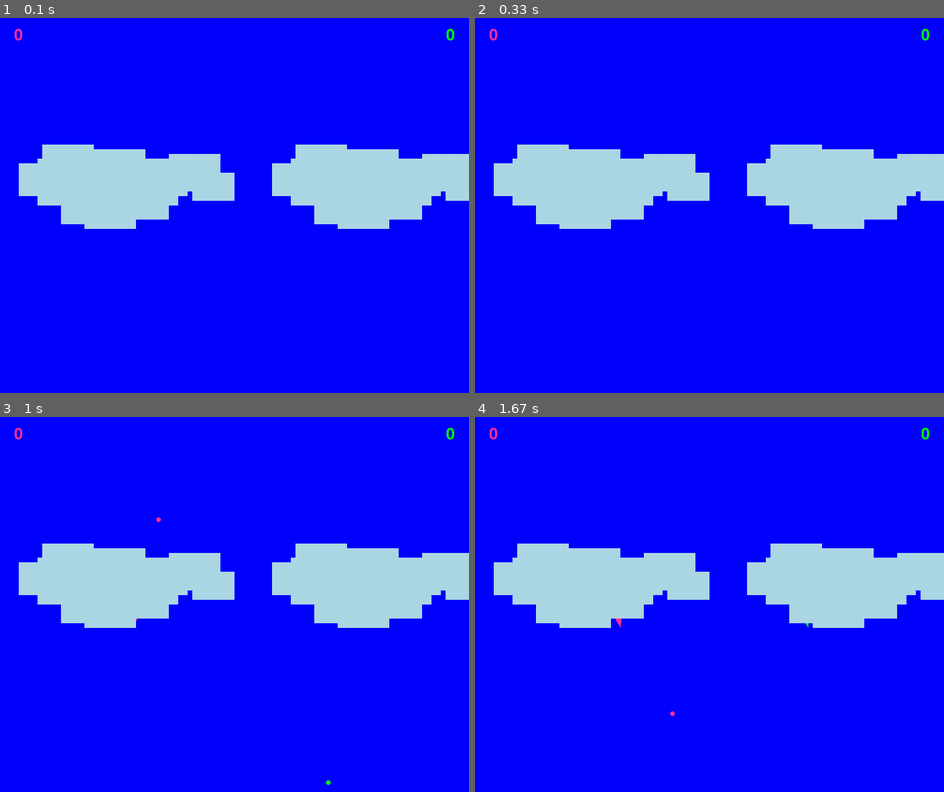
Above: before the commit, frames 1-4 (two rows, left to right).
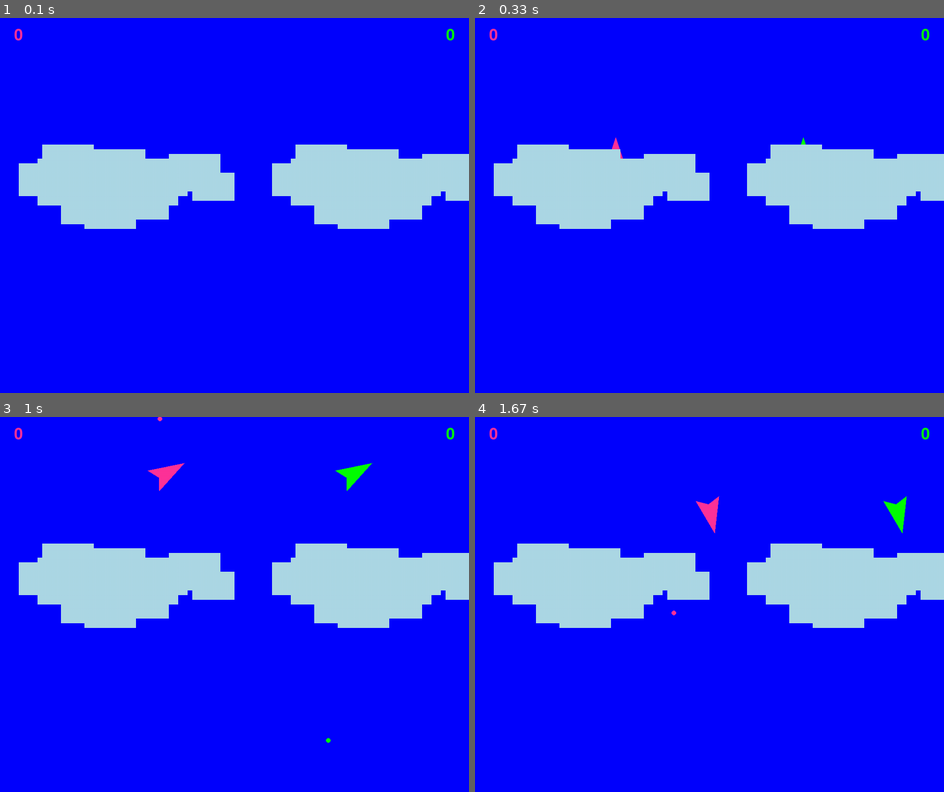
Above: after the commit, the same moments.

Repository: mluizabatista/lpc2025
Game: pygame game, started from atividade006/main.py
Two runs of this game, one before a commit and one after it. Both use one fixed random seed, a clock stepped at 60 frames per second and the inputs below.
Inputs:
- Up to frame 1 (0.1 s): no input
- Up to frame 2 (0.33 s): no input
- Up to frame 3 (1 s): tap Enter at 0.33 s; hold Right from 0.67 s (still down); hold D from 0.67 s (still down); tap Space at 0.73 s
- Up to frame 4 (1.67 s): tap Space at 1.03, 1.23, 1.53 s; release Right at 1.13 s; release D at 1.13 s; hold Right 1.17-1.63 s; hold D 1.17-1.63 s

Frame 1 is identical in both runs. In frame 2, less than 0.1% of the frame differs, in the area x 29-71%, y 31-38%; in frame 3, 0.5%; in frame 4, 0.5%, in the area x 29-93%, y 21-80%.

Commit message:
Adiciona propulsão constante

Diff:
--- a/atividade006/core/core.py
+++ b/atividade006/core/core.py
@@ -43,21 +43,20 @@
 
         keys = pygame.key.get_pressed()
 
-        # --- MODIFICADO: Controle do Jogador 1 (bloqueado se desabilitado) ---
+        # --- MODIFICADO: Controles de aceleração e freio REMOVIDOS ---
+        # As naves agora se movem constantemente, então só precisamos ler as teclas de rotação.
+
+        # Controle do Jogador 1 (apenas rotação)
         if not player1.is_disabled:
             if keys[player1.controls["left"]]: player1.rotate("left")
             if keys[player1.controls["right"]]: player1.rotate("right")
-            if keys[player1.controls["forward"]]: player1.move("forward")
-            if keys[player1.controls["back"]]: player1.move("stop")
 
-        # --- MODIFICADO: Controle do Jogador 2 (bloqueado se desabilitado) ---
+        # Controle do Jogador 2 (apenas rotação)
         if not player2.is_disabled:
             if keys[player2.controls["left"]]: player2.rotate("left")
             if keys[player2.controls["right"]]: player2.rotate("right")
-            if keys[player2.controls["forward"]]: player2.move("forward")
-            if keys[player2.controls["back"]]: player2.move("stop")
 
-        # --- MODIFICADO: Lógica de atualização da nave ---
+        # A função update chama o novo método move(), que aplica o movimento constante.
         player1.update()
         player2.update()
 
@@ -74,29 +73,23 @@
                     player2.active_projectile = None
                 projectiles.remove(projectile)
 
-        # --- LÓGICA DE COLISÃO E PONTUAÇÃO ATUALIZADA ---
+        # Lógica de colisão e pontuação (permanece a mesma)
         for proj in projectiles[:]:
             proj_rect = pygame.Rect(proj.x - BALL_RADIUS, proj.y - BALL_RADIUS, BALL_RADIUS * 2, BALL_RADIUS * 2)
             p1_rect = pygame.Rect(player1.position[0] - TRIANGLE_SIZE, player1.position[1] - TRIANGLE_SIZE, TRIANGLE_SIZE * 2, TRIANGLE_SIZE * 2)
             p2_rect = pygame.Rect(player2.position[0] - TRIANGLE_SIZE, player2.position[1] - TRIANGLE_SIZE, TRIANGLE_SIZE * 2, TRIANGLE_SIZE * 2)
 
-            # Verifica colisão com player 1
             if proj.shooter != player1 and p1_rect.colliderect(proj_rect):
                 proj.shooter.score += 1
-                # --- ADICIONADO: Aplica o dano no player 1 ---
                 player1.take_damage()
-
                 projectiles.remove(proj)
                 if player1.active_projectile == proj: player1.active_projectile = None
                 if player2.active_projectile == proj: player2.active_projectile = None
                 continue
 
-            # Verifica colisão com player 2
             if proj.shooter != player2 and p2_rect.colliderect(proj_rect):
                 proj.shooter.score += 1
-                # --- ADICIONADO: Aplica o dano no player 2 ---
                 player2.take_damage()
-
                 projectiles.remove(proj)
                 if player1.active_projectile == proj: player1.active_projectile = None
                 if player2.active_projectile == proj: player2.active_projectile = None
@@ -104,7 +97,6 @@
         # Desenha o placar
         p1_score_text = score_font.render(str(player1.score), True, player1.color)
         p2_score_text = score_font.render(str(player2.score), True, player2.color)
-
         screen.blit(p1_score_text, (30, 20))
         screen.blit(p2_score_text, (WIDTH - p2_score_text.get_width() - 30, 20))
 
--- a/atividade006/core/triangle.py
+++ b/atividade006/core/triangle.py
@@ -20,12 +20,10 @@
         self.position = [float(position[0]), float(position[1])]
         self.angle = 0.0
         self.color = color
-        self.moving = False
+        # --- REMOVIDO: A variável 'self.moving' não é mais necessária ---
         self.controls = controls
         self.score = 0
 
-        # --- A ÚNICA MUDANÇA É AQUI ---
-        # Trocamos os 3 pontos de um triângulo por 4 pontos que formam uma nave.
         size = TRIANGLE_SIZE
         self.local_points = [
             (0, -size),                      # Ponto 0: Nariz da nave (ponta de cima)
@@ -51,24 +49,15 @@
         elif direction == "right":
             self.angle = (self.angle + ROTATION_SPEED) % 360.0
 
+    # --- MODIFICADO: Lógica de movimento simplificada para propulsão constante ---
     def move(self, direction=None):
+        """Aplica movimento constante para frente, ignorando qualquer direção."""
         angle_radians = math.radians(self.angle)
         dx = math.sin(angle_radians) * MOVEMENT_SPEED
         dy = -math.cos(angle_radians) * MOVEMENT_SPEED
 
-        if BRAKE_MODE == 0:
-            if direction == "forward":
-                self.moving = True
-            elif direction == "stop":
-                self.moving = False
-
-            if self.moving:
-                self.position[0] += dx
-                self.position[1] += dy
-        else:
-            if direction == "forward":
-                self.position[0] += dx
-                self.position[1] += dy
+        self.position[0] += dx
+        self.position[1] += dy
 
     def draw(self, surface):
         pygame.draw.polygon(surface, self.color, self.get_transformed_points())
